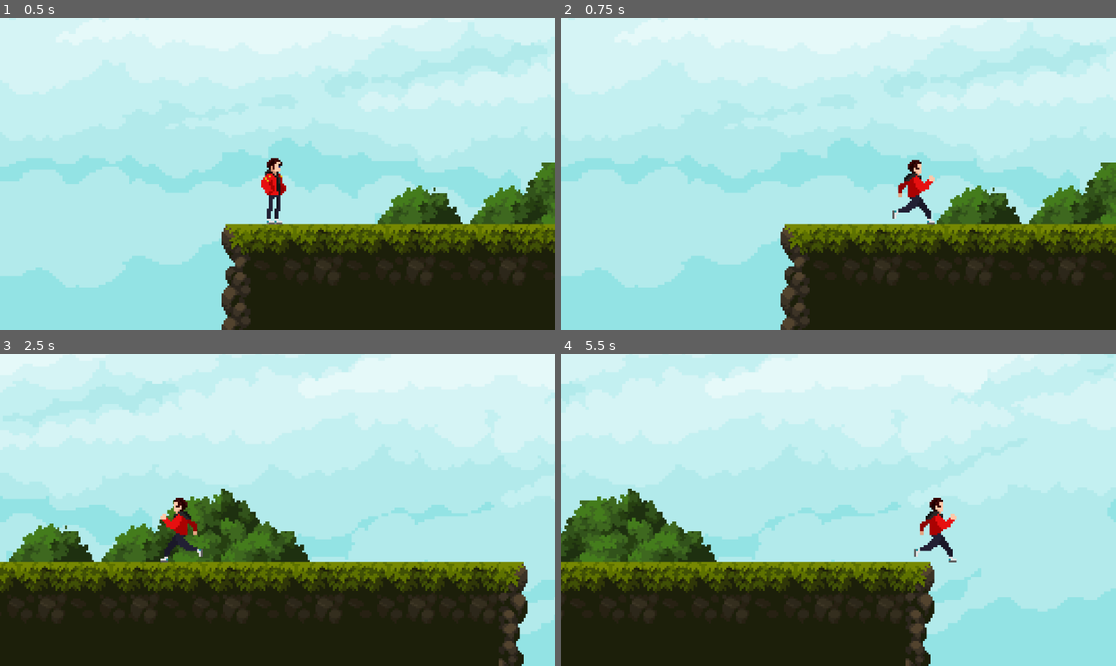
Above: before the commit, frames 1-4 (two rows, left to right).
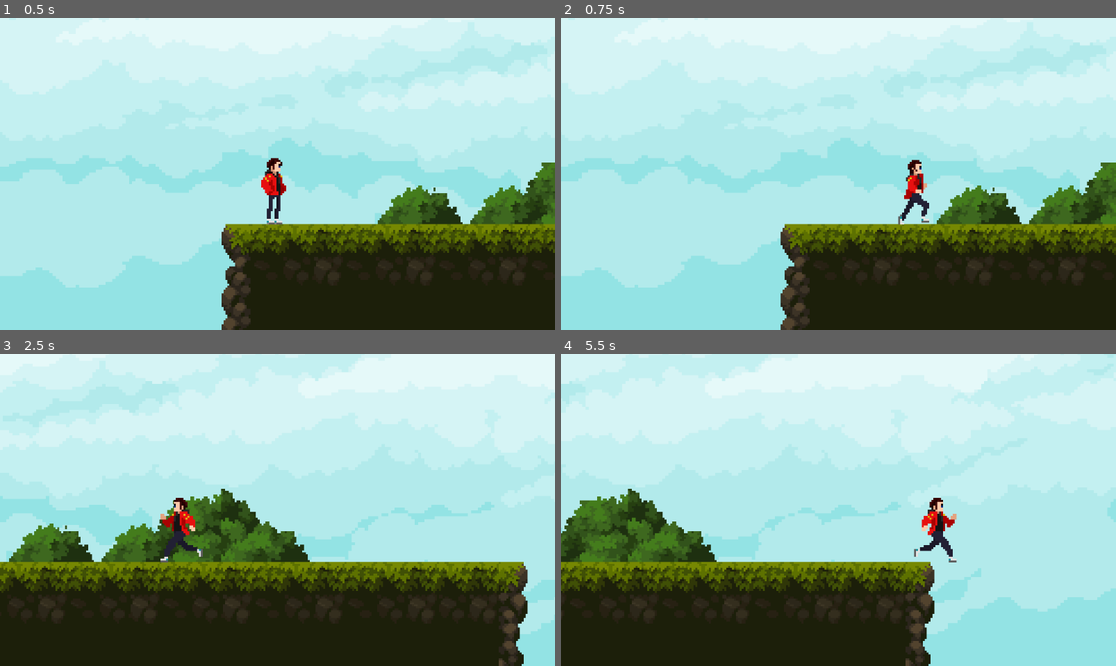
Above: after the commit, the same moments.

Repository: Chackal099/ProjetoPursuit
Game: Godot game, scene res://Levels/test_level.tscn
The game is run twice, just before and just after one commit, with the same random seed, the same clock (stepped at 60 frames per second) and the same inputs.
Inputs:
- Up to frame 1 (0.5 s): no input
- Up to frame 2 (0.75 s): hold D (right) from 0.53 s (still down); hold Shift (run) from 0.53 s (still down)
- Up to frame 3 (2.5 s): tap Space (jump) at 0.77, 1.52 s; release Shift (run) at 1.28 s; tap Shift (run) at 1.35 s; release D (right) at 2.03 s; hold A (left) from 2.03 s (still down); hold Shift (run) from 2.03 s (still down)
- Up to frame 4 (5.5 s): release A (left) at 2.78 s; release Shift (run) at 2.78 s; hold D (right) 2.78-4.28 s; tap Shift (run) at 2.85, 4.35 s; tap Space (jump) at 3.02, 3.77, 4.52 s; hold Shift (run) 3.53-4.28 s; hold A (left) 4.28-5.03 s; hold D (right) from 5.03 s (still down); hold Shift (run) from 5.03 s (still down)

Frame 1 is identical in both runs. In frame 2, 0.6% of the frame differs, in the area x 59-68%, y 46-67%; in frame 3, 0.4%; in frame 4, 0.4%.

Commit message:
Animation Bug Resolved
The running animation bug is resolved!

Diff:
--- a/Character/player.gd
+++ b/Character/player.gd
@@ -49,8 +49,8 @@
 	else:
 		velocity.x = move_toward(velocity.x, 0, WalkSpeed)
 
+	update_animation()
 	move_and_slide()
-	update_animation()
 	update_facing_direction()
 
 func update_animation():
@@ -58,10 +58,10 @@
 		if not is_on_floor():
 			animated_sprite.play("JumpLoop")
 		else:
-			if direction.x != 0:
+			if direction.x != 0 && Input.is_action_pressed("run"):
+				animated_sprite.play("Run")
+			elif direction.x != 0:
 				animated_sprite.play("Walk")
-				if Input.is_action_pressed("run"):
-					animated_sprite.play("Run")
 			else:
 				animated_sprite.play("Idle")
 
